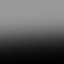
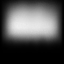
The second 64 × 64 image is a revision of the first. Changes to its layers:
added layer "Layer 8" above "Layer 7" over [0, 0, 64, 64]
added layer "Layer 7" above "Layer 6 copy" over [0, 0, 64, 64]
added layer "Layer 6 copy" above "Group 1" over [0, 0, 64, 64]
hid "Layer 1", painted on it over [0, 0, 64, 64]
